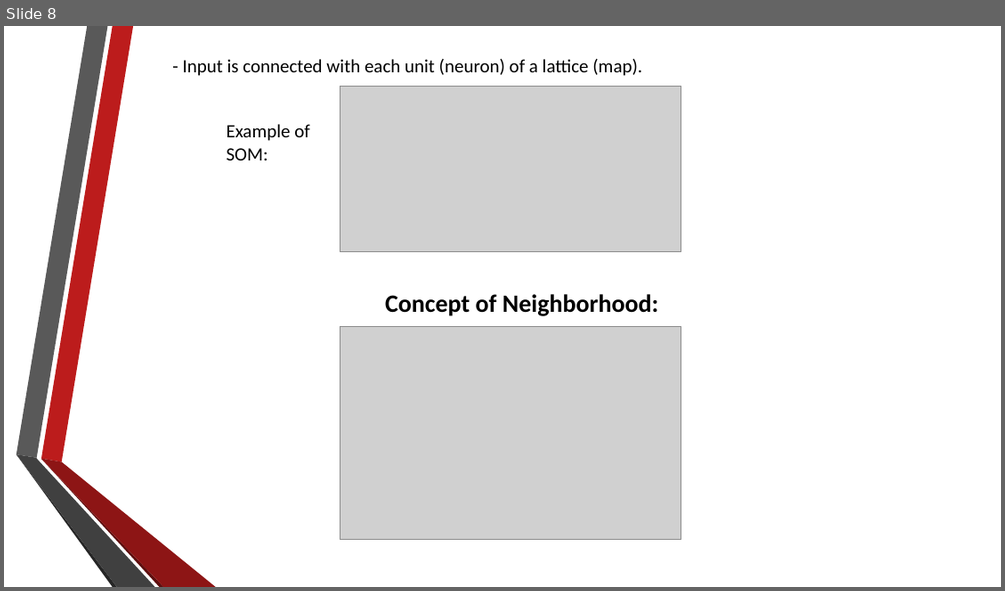
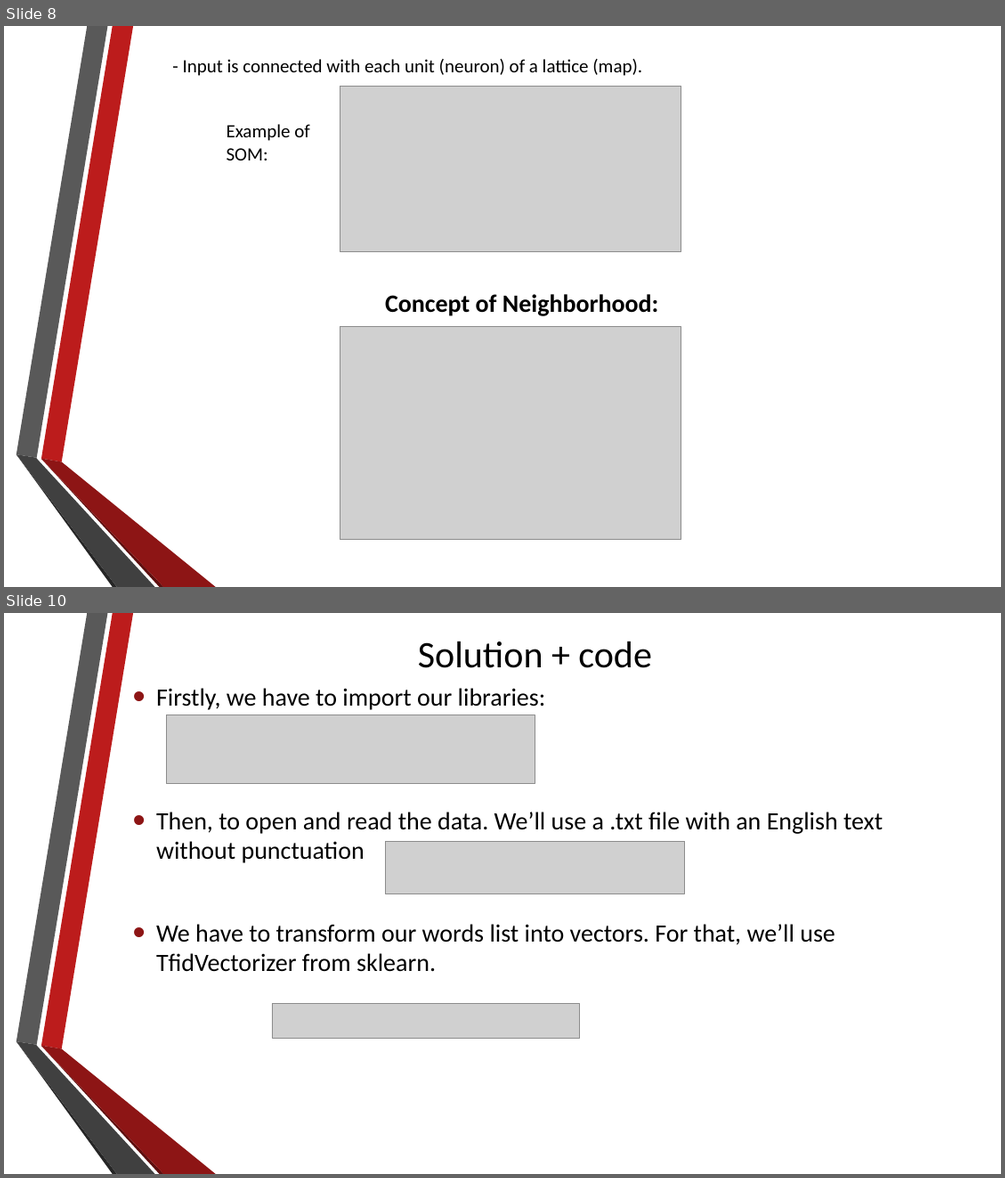
Before and after one commit to alexdn7/archaeology-project, a slide deck: About self-organizing maps.pptx. Shown one above the other, each under a label of ours: slide 8 before the commit, slides 8 and 10 after it; the slides between them are not shown. The pictures are 1005x591 and 1005x1178 pixels, drawn with LibreOffice and Linux fonts; fonts in the diff are those of the drawing; grey boxes stand for pictures. Boxes give left, top, right and bottom in pixels: in the first picture for what was removed or moved away, otherwise in the second. Text is boxed around its words. In the diff, an @@ line names an element or a change of style, - is before the commit and + after.

```diff
--- a/About self-organizing maps.pptx
+++ b/About self-organizing maps.pptx
@@ slide 10 added at <box>4,613,1001,1174</box>, background #FFFFFF; not listed: 6 template elements that a slide beside it also shows @@
@@ title added at <box>418,641,651,668</box>, 36 pt, text #000000 @@
+Solution + code
@@ text added at <box>156,688,882,972</box>, 24 pt, text #000000 @@
+• Firstly, we have to import our libraries:
+• Then, to open and read the data. We’ll use a .txt file with an English text without punctuation
+• We have to transform our words list into vectors. For that, we’ll use TfidVectorizer from sklearn.
@@ picture added at <box>166,714,535,784</box> @@
@@ picture added at <box>386,841,685,893</box> @@
@@ picture added at <box>272,1004,579,1038</box> @@
```
Also in this commit, not shown: 2 slides changed, 7 other slides added, 1 slide removed, 2 other files.
